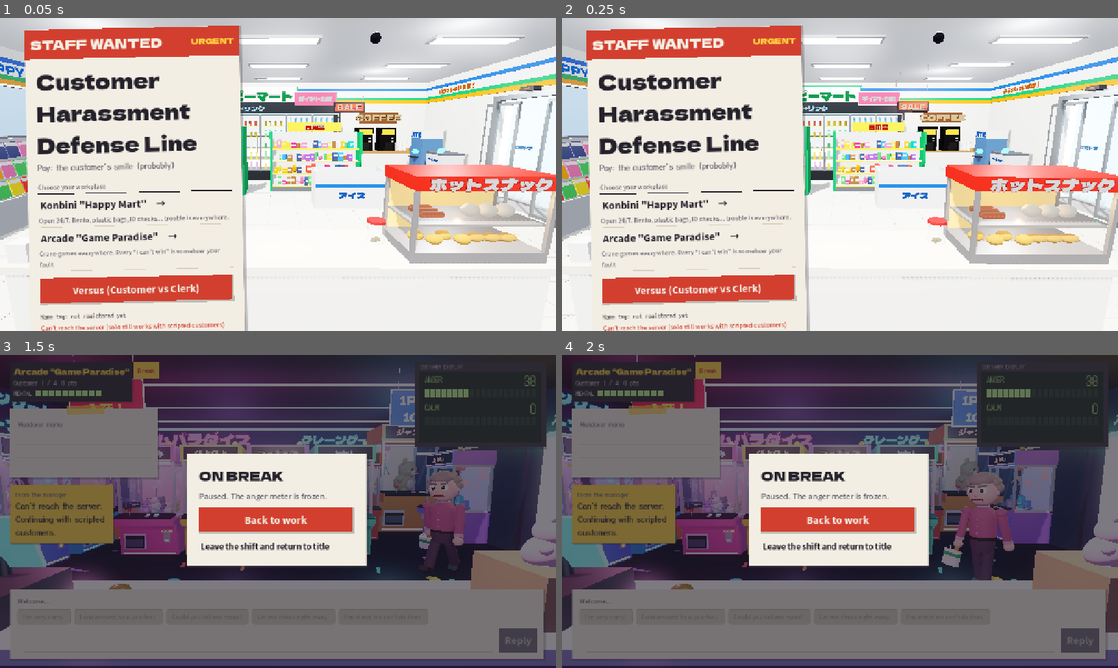
Above: before the commit, frames 1-4 (two rows, left to right).
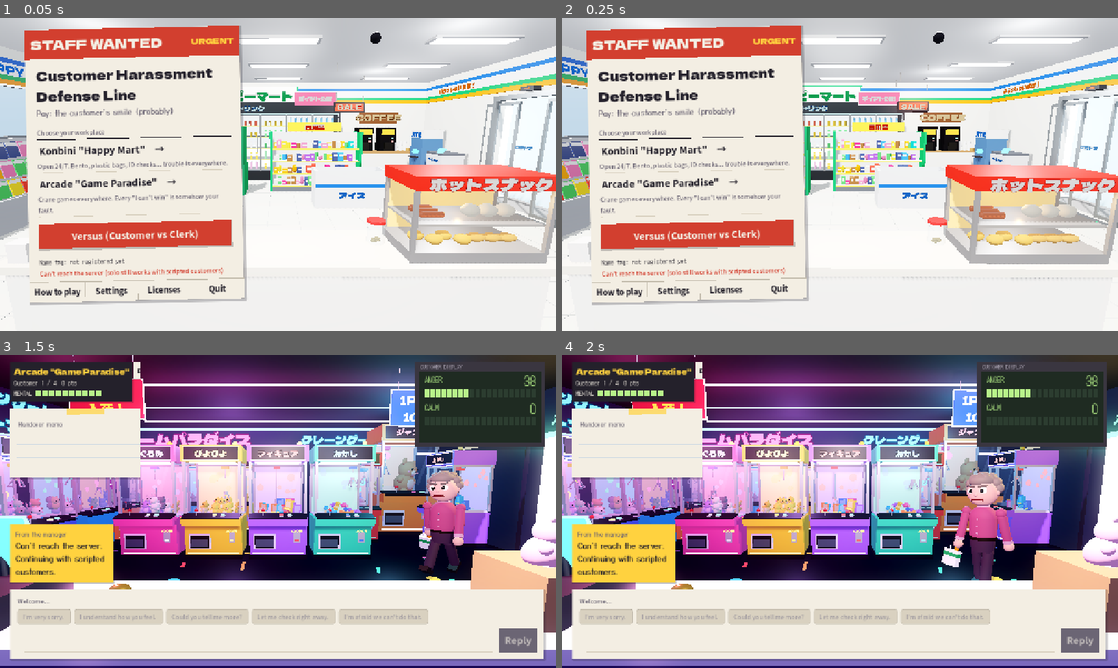
Above: after the commit, the same moments.

Repository: chirk2926/cus-hara
Game: Godot game, scene res://scenes/main.tscn
The game is run twice, just before and just after one commit, with the same random seed, the same clock (stepped at 60 frames per second) and the same inputs.
Inputs:
- Up to frame 1 (0.05 s): no input
- Up to frame 2 (0.25 s): no input
- Up to frame 3 (1.5 s): click "Arcade 'Game Paradise' →" at 0.5 s; click "Break" at 1.25 s
- Up to frame 4 (2 s): no input

The runs differ from the first frame. In frame 1, 12% of the frame differs, in the area x 5-45%, y 16-100%; in frame 2, 12%; in frame 3, 78%; in frame 4, 79%, in the area x 0-100%, y 0-100%.

Commit message:
重なりと見切れのバグを修正（列の大きさが記入欄を押さない・長いメモは小さく・はみ出す画面は縮める）、チート対策（同じ回線どうしのランク禁止・同じ相手との連戦・すぐ抜けた試合・1人用の値をサーバーで検証）、画面サイズ違いのスクリーンショット [shots]
Co-Authored-By: Claude Opus 5.5 <noreply@anthropic.com>
Claude-Session: https://claude.ai/code/session_01JYwB7s6GDQVgQByaD9m4SW

Diff:
--- a/data/i18n/en.json
+++ b/data/i18n/en.json
@@ -243,5 +243,7 @@
 	"行動の負担: -%d 点": "Cost of actions: -%d pts",
 	"台を調整する": "Tweak the machine",
 	"EOS はまだ設定されていません。ゲームサーバーのマッチングを使います": "EOS isn't set up yet. Using the game server's matchmaking.",
-	"EOS はまだ設定されていません。部屋コードを友達に伝えてください": "EOS isn't set up yet. Tell your friend the room code."
+	"EOS はまだ設定されていません。部屋コードを友達に伝えてください": "EOS isn't set up yet. Tell your friend the room code.",
+	"同じ相手と続けて対戦したため、レートは変わりません。": "You've played this opponent too often recently, so ratings don't change.",
+	"始まってすぐに決着したため、勝った側のレートは上がりません。": "The match ended right away, so the winner's rating doesn't go up."
 }
--- a/scripts/hud.gd
+++ b/scripts/hud.gd
@@ -159,9 +159,7 @@
 	# ---- 左: 名札・引き継ぎメモ・付箋（はみ出す分は切る。記入欄は押し下げない）
 	var left: VBoxContainer = UI.vbox(12)
 	left.mouse_filter = Control.MOUSE_FILTER_IGNORE
-	left.custom_minimum_size = Vector2(300, 0)
-	left.clip_contents = true
-	mid.add_child(left)
+	_column(mid, left, 300.0, false)
 
 	var tag_row: HBoxContainer = UI.hbox(0)
 	left.add_child(tag_row)
@@ -196,15 +194,22 @@
 	menu.pressed.connect(func() -> void: pause_pressed.emit())
 	tag_row.add_child(menu)
 
+	# メモは残りの高さに収め、入りきらない分は切る（下の付箋は必ず見える。要件#44）
+	var memo_box: Control = Control.new()
+	memo_box.clip_contents = true
+	memo_box.mouse_filter = Control.MOUSE_FILTER_IGNORE
+	memo_box.size_flags_vertical = Control.SIZE_EXPAND_FILL
+	left.add_child(memo_box)
 	var memo = Paper.Memo.new()
-	left.add_child(memo)
+	memo.set_anchors_and_offsets_preset(Control.PRESET_TOP_WIDE)
+	memo_box.add_child(memo)
 	var mb: VBoxContainer = UI.vbox(4)
 	memo.add_child(mb)
 	mb.add_child(UI.text(tr("引き継ぎメモ"), UI.S_SMALL, UI.INK_SOFT, UI.F_HAND))
 	_memo_title = UI.para("", UI.S_LEAD, UI.INK, UI.F_HAND)
 	mb.add_child(_memo_title)
 	_memo_body = UI.para("", UI.S_BODY, UI.INK, UI.F_HAND)
-	_memo_body.max_lines_visible = 6
+
 	mb.add_child(_memo_body)
 	_memo_demand = UI.para("", UI.S_SMALL, UI.SHU, UI.F_HAND)
 	_memo_demand.max_lines_visible = 3
@@ -225,8 +230,9 @@
 	# ---- 中央: 顔は空ける → フキダシ（文字の量に合わせて高さが変わる。要件#30）
 	var center: VBoxContainer = UI.vbox(8)
 	center.mouse_filter = Control.MOUSE_FILTER_IGNORE
-	center.size_flags_horizontal = Control.SIZE_EXPAND_FILL
-	mid.add_child(center)
+	# 文が長いときは、記入欄に重ねずに上へ伸ばす（要件#44）
+	center.grow_vertical = Control.GROW_DIRECTION_BEGIN
+	_column(mid, center, 0.0, true)
 	center.add_child(UI.spacer())
 	_bubble = Paper.Bubble.new()
 	center.add_child(_bubble)
@@ -269,8 +275,7 @@
 	# ---- 右: レジ表示器
 	var right: VBoxContainer = UI.vbox(12)
 	right.mouse_filter = Control.MOUSE_FILTER_IGNORE
-	right.custom_minimum_size = Vector2(300, 0)
-	mid.add_child(right)
+	_column(mid, right, 300.0, false)
 	_lcd = Paper.Lcd.new()
 	_lcd.caption = tr("お客様表示")
 	right.add_child(_lcd)
@@ -282,6 +287,20 @@
 	right.add_child(_delta)
 
 
+## 列を「中身の大きさを外に伝えない入れ物」に入れる。中身が入りきらなくても、上の場所全体は広がらない
+## （以前は、長いメモやセリフで上の場所が伸びて記入欄に重なっていた。要件#44）
+func _column(row: HBoxContainer, content: Control, width: float, expand: bool) -> void:
+	var holder: Control = Control.new()
+	holder.mouse_filter = Control.MOUSE_FILTER_IGNORE
+	holder.clip_contents = not expand
+	holder.custom_minimum_size = Vector2(width, 0.0)
+	if expand:
+		holder.size_flags_horizontal = Control.SIZE_EXPAND_FILL
+	row.add_child(holder)
+	content.set_anchors_and_offsets_preset(Control.PRESET_FULL_RECT)
+	holder.add_child(content)
+
+
 ## 記入欄の高さが変わったら、上の場所をその分だけ縮める
 func _fit_upper() -> void:
 	_upper.add_theme_constant_override("margin_bottom", int(_desk.size.y) + 16 + 12)
@@ -335,6 +354,9 @@
 func set_memo(title: String, body: String, demand: String) -> void:
 	_memo_title.text = title
 	_memo_body.text = body
+	# 長いメモは文字を小さくして収める
+	var long_memo: bool = body.length() + demand.length() > (110 if GameSettings.language == "ja" else 230)
+	_memo_body.add_theme_font_size_override("font_size", UI.S_SMALL if long_memo else UI.S_BODY)
 	_memo_demand.text = (tr("※ 要求: ") + demand) if demand != "" else ""
 
 
--- a/scripts/main.gd
+++ b/scripts/main.gd
@@ -384,6 +384,11 @@
 	poster.position = Vector2(56, 28)
 	poster.custom_minimum_size = Vector2(500, 0)
 	poster.rotation_degrees = -1.2
+	# 画面に入りきらないときは縮める（英語でボタンが画面外に出て操作できなくなっていた。要件#45）
+	poster.resized.connect(_fit_to_screen.bind(poster, false))
+	get_viewport().size_changed.connect(func() -> void:
+		if is_instance_valid(poster):
+			_fit_to_screen(poster, false))
 	_title.add_child(poster)
 	var col: VBoxContainer = UI.vbox(0)
 	poster.add_child(col)
@@ -405,7 +410,8 @@
 	col.add_child(body)
 	var b: VBoxContainer = UI.vbox(4)
 	body.add_child(b)
-	b.add_child(UI.para(tr("カスハラ防衛線"), UI.S_HUGE, UI.INK, UI.F_SIGN))
+	var game_title: String = tr("カスハラ防衛線")
+	b.add_child(UI.para(game_title, UI.S_HUGE if game_title.length() <= 12 else UI.S_HEAD, UI.INK, UI.F_SIGN))
 	b.add_child(UI.text(tr("時給：お客様の笑顔（たぶん）"), UI.S_BODY, UI.INK_SOFT, UI.F_HAND))
 	b.add_child(UI.gap(12))
 	b.add_child(UI.text(tr("勤務先を選んでください"), UI.S_SMALL, UI.INK_SOFT))
@@ -507,6 +513,7 @@
 	if align != "left":
 		row.add_child(UI.spacer())
 	var panel: PanelContainer = Paper.Receipt.new() if receipt else UI.paper(UI.PAPER, 28, 6)
+	panel.resized.connect(_fit_to_screen.bind(panel, true))
 	panel.custom_minimum_size = Vector2(width, 0)
 	panel.size_flags_vertical = Control.SIZE_SHRINK_CENTER
 	row.add_child(panel)
@@ -516,6 +523,22 @@
 	panel.add_child(col)
 	_solo.paused = true
 	return col
+
+
+## 部品が画面に入りきらないとき、全体を縮めて収める（要件#45）。centered: 真ん中を基準に縮める
+func _fit_to_screen(c: Control, centered: bool) -> void:
+	if not is_instance_valid(c) or not c.is_inside_tree():
+		return
+	var vp: Vector2 = get_viewport().get_visible_rect().size
+	var need: Vector2 = c.size
+	if need.x <= 0.0 or need.y <= 0.0:
+		return
+	# 上の端は動かさずに縮める（下にはみ出した分が収まる）
+	var room_y: float = vp.y - 16.0 - maxf(c.global_position.y, 0.0)
+	var room_x: float = vp.x - 32.0
+	var k: float = clampf(minf(room_y / need.y, room_x / need.x), 0.5, 1.0)
+	c.pivot_offset = Vector2(need.x * 0.5, 0.0) if centered else Vector2.ZERO
+	c.scale = Vector2(k, k)
 
 
 func _close_sheet() -> void:
@@ -1004,6 +1027,11 @@
 		_receipt_line(col, tr("レート"), "%d → %d" % [int(summary.get("rating_before", 0)), int(summary.get("rating_after", 0))], UI.S_LEAD)
 		_receipt_line(col, "", "%+d" % int(summary.get("rating_delta", 0)), UI.S_LEAD, UI.SHU if int(summary.get("rating_delta", 0)) >= 0 else UI.INK)
 		_receipt_line(col, tr("ランク"), tr(str(summary.get("rank", ""))))
+		match str(summary.get("rating_note", "")):
+			"same_pair":
+				col.add_child(UI.para(tr("同じ相手と続けて対戦したため、レートは変わりません。"), UI.S_SMALL, UI.INK_SOFT))
+			"early_leave":
+				col.add_child(UI.para(tr("始まってすぐに決着したため、勝った側のレートは上がりません。"), UI.S_SMALL, UI.INK_SOFT))
 	else:
 		_receipt_line(col, tr("フレンド対戦"), tr("レート変動なし"))
 	_receipt_rule(col)
@@ -1076,7 +1104,9 @@
 	get_tree().create_timer(500.0).timeout.connect(func() -> void:
 		print("SHOTS TIMEOUT")
 		get_tree().quit(1))
-	var prefix: String = GameSettings.language + "_"
+	# --shot-tag=xxx で、画面サイズ違いの撮影を別の名前で保存する
+	var tag: String = _arg("--shot-tag=")
+	var prefix: String = GameSettings.language + ("_" + tag if tag != "" else "") + "_"
 	GameSettings.last_profile = {"name": "テスト店員" if GameSettings.language == "ja" else "Test Clerk", "rating": 1084, "rank": "バイトリーダー"}
 	_server_info = {"ai": true, "voice": true}
 	_refresh_title()
@@ -1084,7 +1114,13 @@
 	await _shot(dir, prefix + "01_title")
 	for sid in STAGE_ORDER:
 		var s: String = str(sid)
-		var cust: Dictionary = ScenariosScript.customers(s)[0]
+		# ゲームセンターは、メモが一番長いお客さん（重なりのバグの再現用。要件#44）
+		var list: Array = ScenariosScript.customers(s)
+		var cust: Dictionary = list[0]
+		if s == "arcade":
+			for c in list:
+				if str((c as Dictionary).get("memo", "")).length() + str((c as Dictionary).get("demand", "")).length() > str(cust.get("memo", "")).length() + str(cust.get("demand", "")).length():
+					cust = c
 		_title.visible = false
 		_hud.visible = true
 		_in_game = true
Not shown, changed: docs/REQUIREMENTS_LOG.md
Not shown, changed: server/src/config.ts
Not shown, changed: server/src/db.ts
Not shown, changed: server/src/http.ts
Not shown, changed: server/src/lobby.ts
Not shown, changed: server/src/match.ts
Not shown, changed: server/src/protocol.ts
Not shown, changed: server/src/ws.ts
Not shown, changed: server/test/helpers.ts
Not shown, changed: server/test/server.test.ts
